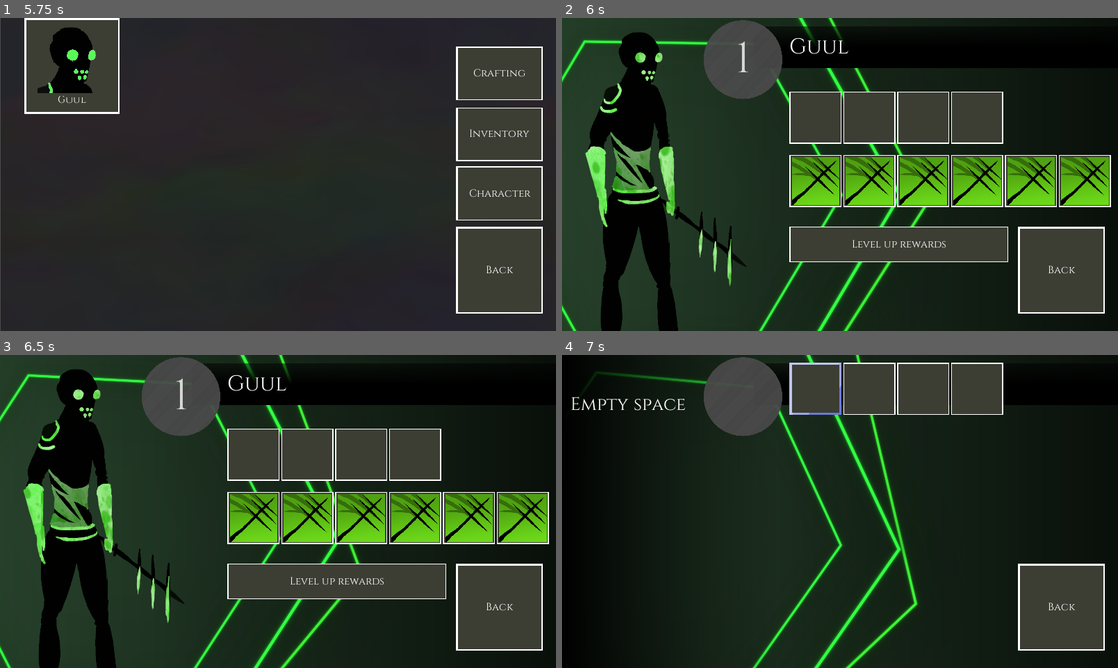
Above: before the commit, frames 1-4 (two rows, left to right).
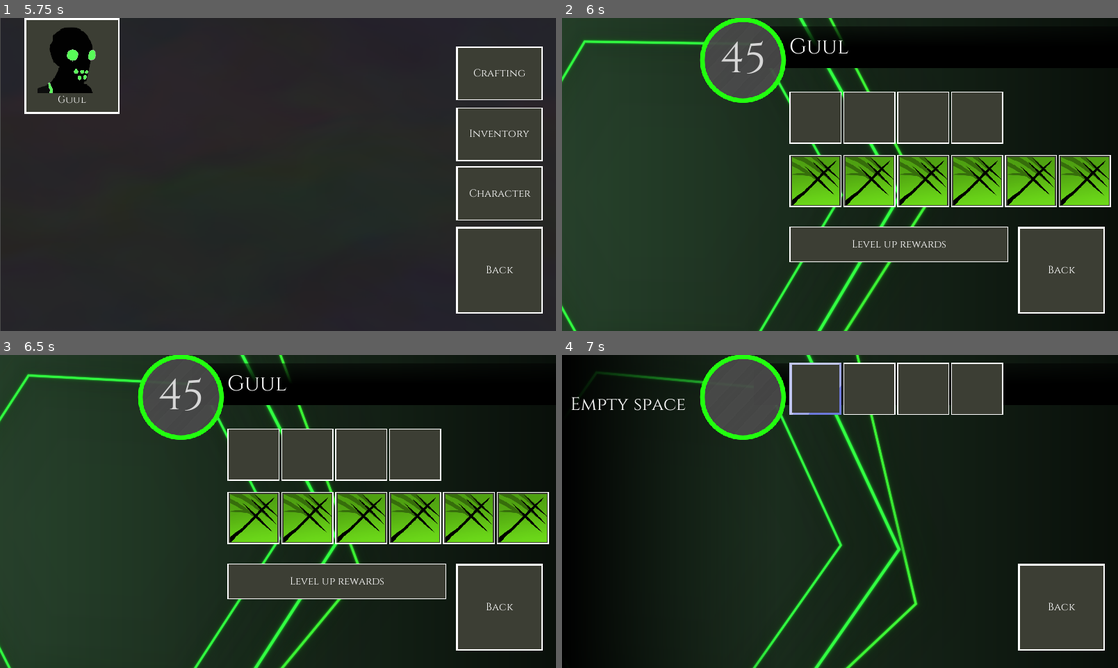
Above: after the commit, the same moments.

Repository: MarkZagors/Idle-Eden
Game: Godot game, scene res://MainNavigation/MainMenu.tscn
Two runs of this game, one before a commit and one after it. Both use one fixed random seed, a clock stepped at 60 frames per second and the inputs below. The engine's default icon, where the game draws it, is replaced by a stand-in: a white triangle on a blue panel in a dark square.
Inputs (mouse positions are in pixels of both pictures, inside the frame that each line leads up to):
- Up to frame 1 (5.75 s): click "New Game" at 0.5 s; click "menu" at 1.25 s; click "Character" at 2 s; click "Inventory" at 2.75 s; click "Character" at 3.5 s; click "Crafting" at 4.25 s; click "Character" at 5 s
- Up to frame 2 (6 s): click "Guul" at 5.75 s
- Up to frame 3 (6.5 s): no input
- Up to frame 4 (7 s): click (817, 455) at 6.52 s

Frame 1 is identical in both runs. In frame 2, 10% of the frame differs, in the area x 4-41%, y 0-100%; in frame 3, 10%; in frame 4, 0.7%.
Error after the commit: Invalid get index 'spriteIdle' (on base: 'Resource (Character.gd)'). (res://MainNavigation/CharacterScreen/CharacterScreen.gd:78)

Commit message:
animations

Diff:
--- a/Combat/AttackingController.gd
+++ b/Combat/AttackingController.gd
@@ -29,17 +29,15 @@
 	if GLOBAL.state == GLOBAL.END:
 		return
 
-#	node.get_node("Sprite").texture = charEnemy.spriteAttacking #CHANGE THIS LATER
+	node.get_node("Sprite").animation = "attack"
 	currentNodeTimeout = node
 	currentCharEnemyTimeout = charEnemy
 	GLOBAL.camera.zoom = Vector2(1,1)
 	GLOBAL.background.get_node("HitFilter").visible = true
 	if charEnemy is Character:
 		node.get_node("Sprite").position.x += 50
-		node.get_node("Sprite").texture = charEnemy.spriteAttacking
 	else:
 		node.get_node("Sprite").position.x -= 50
-		node.get_node("Sprite").animation = "attack"
 
 	var ability : Ability = charEnemy.abilities[charEnemy.abilityID]
 	currentAbilityTimeout = ability
@@ -116,9 +114,7 @@
 	node.get_node("DamageLabel/AnimationPlayer").play("Show")
 
 func exitAttacking() -> void:
-	if currentCharEnemyTimeout is Enemy:
-		currentNodeTimeout.get_node("Sprite").animation = "idle"
-#	currentNodeTimeout.get_node("Sprite").texture = currentCharEnemyTimeout.spriteIdle
+	currentNodeTimeout.get_node("Sprite").animation = "idle"
 	currentNodeTimeout.get_node("Sprite").position.x = NODE_BACK_POSITION
 
 	get_node("Timer").stop()
--- a/Combat/CharacterSlot.tscn
+++ b/Combat/CharacterSlot.tscn
@@ -1,31 +1,19 @@
-[gd_scene load_steps=12 format=2]
+[gd_scene load_steps=10 format=2]
 
 [ext_resource path="res://SPRITES/UI/buttoncombat.png" type="Texture" id=1]
-[ext_resource path="res://SPRITES/Characters/bgtest.png" type="Texture" id=2]
 [ext_resource path="res://SPRITES/UI/buttoncombatHover.png" type="Texture" id=3]
 [ext_resource path="res://Fonts/Cinzel-Regular.ttf" type="DynamicFontData" id=4]
 [ext_resource path="res://SPRITES/Particles/BloodSplatter.png" type="Texture" id=5]
 
-[sub_resource type="Shader" id=1]
-code = "shader_type canvas_item;
-render_mode unshaded;
+[sub_resource type="SpriteFrames" id=1]
+animations = [ {
+"frames": [  ],
+"loop": true,
+"name": "default",
+"speed": 5.0
+} ]
 
-uniform sampler2D color;
-
-void fragment() {
-	vec4 tex = texture(TEXTURE,UV);
-	//tex.rgb *= texture(color,UV*1.5+vec2(sin(TIME),cos(TIME))*0.1).rgb;
-	tex.rgb *= texture(color,fract(UV*1.5+TIME*0.1)).rgb;
-	//tex = vec4(step())
-
-	COLOR = vec4(tex);
-}"
-
-[sub_resource type="ShaderMaterial" id=2]
-shader = SubResource( 1 )
-shader_param/color = ExtResource( 2 )
-
-[sub_resource type="Animation" id=3]
+[sub_resource type="Animation" id=2]
 resource_name = "Hit"
 length = 0.25
 step = 0.05
@@ -101,13 +89,14 @@
 "_edit_use_anchors_": false
 }
 
-[node name="Sprite" type="Sprite" parent="."]
-material = SubResource( 2 )
+[node name="Sprite" type="AnimatedSprite" parent="."]
 position = Vector2( 77.6889, 158.681 )
 scale = Vector2( 0.6, 0.6 )
+frames = SubResource( 1 )
+playing = true
 
 [node name="AnimationPlayer" type="AnimationPlayer" parent="Sprite"]
-anims/Hit = SubResource( 3 )
+anims/Hit = SubResource( 2 )
 
 [node name="HealthBar" type="ColorRect" parent="."]
 visible = false
--- a/Combat/PreBattleController.gd
+++ b/Combat/PreBattleController.gd
@@ -48,7 +48,8 @@
 	var index = pressedPlayerSlotIndex
 	table_choosePlayer.visible = false
 	GLOBAL.characters[index] = character
-	GLOBAL.group_characters.get_child(index).get_node("Sprite").texture = GLOBAL.characters[index].spriteIdle
+	GLOBAL.group_characters.get_child(index).get_node("Sprite").frames = GLOBAL.characters[index].sprites
+	GLOBAL.group_characters.get_child(index).get_node("Sprite").animation = "idle"
 
 #	Setup character
 #	var character : Character = GLOBAL.characters[index]
--- a/Database/Characters/guul.tres
+++ b/Database/Characters/guul.tres
@@ -1,11 +1,10 @@
-[gd_resource type="Resource" load_steps=13 format=2]
+[gd_resource type="Resource" load_steps=12 format=2]
 
 [ext_resource path="res://Database/Abilities/poisionNail.tres" type="Resource" id=1]
 [ext_resource path="res://Database/Abilities/extract.tres" type="Resource" id=2]
 [ext_resource path="res://Global/Character.gd" type="Script" id=3]
 [ext_resource path="res://SPRITES/Characters/poisionboi_face.png" type="Texture" id=4]
-[ext_resource path="res://SPRITES/Characters/poisionboi.png" type="Texture" id=5]
-[ext_resource path="res://SPRITES/Characters/poisionboi_attack.png" type="Texture" id=6]
+[ext_resource path="res://Database/SpriteAtlases/atlas_guul.tres" type="SpriteFrames" id=5]
 [ext_resource path="res://Database/Abilities/miseryLovesCompany.tres" type="Resource" id=7]
 [ext_resource path="res://Global/LevelReward.gd" type="Script" id=8]
 [ext_resource path="res://SPRITES/Abilities/MiseryLovesCompany.png" type="Texture" id=9]
@@ -32,8 +31,7 @@
 id = "guul"
 nameShown = "Guul"
 spriteFace = ExtResource( 4 )
-spriteIdle = ExtResource( 5 )
-spriteAttacking = ExtResource( 6 )
+sprites = ExtResource( 5 )
 abilities = [ ExtResource( 1 ), ExtResource( 1 ), ExtResource( 1 ), ExtResource( 1 ), ExtResource( 1 ), ExtResource( 1 ) ]
 abilityAll = [  ]
 inventory = [ null, null, null, null ]
--- a/Database/Enemies/bandit.tres
+++ b/Database/Enemies/bandit.tres
@@ -2,7 +2,7 @@
 
 [ext_resource path="res://Global/Enemy.gd" type="Script" id=1]
 [ext_resource path="res://Database/Abilities/Enemy/bite.tres" type="Resource" id=2]
-[ext_resource path="res://Database/SpriteAtlases/goodboi.tres" type="SpriteFrames" id=3]
+[ext_resource path="res://Database/SpriteAtlases/atlas_goodboi.tres" type="SpriteFrames" id=3]
 
 [resource]
 script = ExtResource( 1 )
--- a/Database/Enemies/slimey.tres
+++ b/Database/Enemies/slimey.tres
@@ -2,7 +2,7 @@
 
 [ext_resource path="res://Global/Enemy.gd" type="Script" id=1]
 [ext_resource path="res://Database/Abilities/Enemy/bite.tres" type="Resource" id=2]
-[ext_resource path="res://Database/SpriteAtlases/goodboi.tres" type="SpriteFrames" id=3]
+[ext_resource path="res://Database/SpriteAtlases/atlas_goodboi.tres" type="SpriteFrames" id=3]
 
 [resource]
 script = ExtResource( 1 )
--- /dev/null
+++ b/Database/SpriteAtlases/atlas_goodboi.tres
@@ -0,0 +1,27 @@
+[gd_resource type="SpriteFrames" load_steps=13 format=2]
+
+[ext_resource path="res://SPRITES/Enemies/GoodBio/Armature_attack_08.png" type="Texture" id=1]
+[ext_resource path="res://SPRITES/Enemies/GoodBio/Armature_attack_09.png" type="Texture" id=2]
+[ext_resource path="res://SPRITES/Enemies/GoodBio/Armature_attack_05.png" type="Texture" id=3]
+[ext_resource path="res://SPRITES/Enemies/GoodBio/Armature_idle_2.png" type="Texture" id=4]
+[ext_resource path="res://SPRITES/Enemies/GoodBio/Armature_idle_5.png" type="Texture" id=5]
+[ext_resource path="res://SPRITES/Enemies/GoodBio/Armature_idle_3.png" type="Texture" id=6]
+[ext_resource path="res://SPRITES/Enemies/GoodBio/Armature_idle_4.png" type="Texture" id=7]
+[ext_resource path="res://SPRITES/Enemies/GoodBio/Armature_idle_6.png" type="Texture" id=8]
+[ext_resource path="res://SPRITES/Enemies/GoodBio/Armature_attack_03.png" type="Texture" id=9]
+[ext_resource path="res://SPRITES/Enemies/GoodBio/Armature_idle_1.png" type="Texture" id=10]
+[ext_resource path="res://SPRITES/Enemies/GoodBio/Armature_idle_0.png" type="Texture" id=11]
+[ext_resource path="res://SPRITES/Enemies/GoodBio/Armature_attack_11.png" type="Texture" id=12]
+
+[resource]
+animations = [ {
+"frames": [ ExtResource( 11 ), ExtResource( 10 ), ExtResource( 4 ), ExtResource( 6 ), ExtResource( 7 ), ExtResource( 5 ), ExtResource( 8 ) ],
+"loop": true,
+"name": "idle",
+"speed": 8.0
+}, {
+"frames": [ ExtResource( 9 ), ExtResource( 3 ), ExtResource( 1 ), ExtResource( 2 ), ExtResource( 12 ) ],
+"loop": false,
+"name": "attack",
+"speed": 8.0
+} ]
--- /dev/null
+++ b/Database/SpriteAtlases/atlas_guul.tres
@@ -0,0 +1,28 @@
+[gd_resource type="SpriteFrames" load_steps=14 format=2]
+
+[ext_resource path="res://SPRITES/Characters/Guul/Guul_attack_3.png" type="Texture" id=1]
+[ext_resource path="res://SPRITES/Characters/Guul/Guul_idle_00.png" type="Texture" id=2]
+[ext_resource path="res://SPRITES/Characters/Guul/Guul_attack_4.png" type="Texture" id=5]
+[ext_resource path="res://SPRITES/Characters/Guul/Guul_idle_04.png" type="Texture" id=6]
+[ext_resource path="res://SPRITES/Characters/Guul/Guul_idle_09.png" type="Texture" id=7]
+[ext_resource path="res://SPRITES/Characters/Guul/Guul_idle_02.png" type="Texture" id=10]
+[ext_resource path="res://SPRITES/Characters/Guul/Guul_idle_11.png" type="Texture" id=11]
+[ext_resource path="res://SPRITES/Characters/Guul/Guul_attack_1.png" type="Texture" id=12]
+[ext_resource path="res://SPRITES/Characters/Guul/Guul_attack_2.png" type="Texture" id=13]
+[ext_resource path="res://SPRITES/Characters/Guul/Guul_attack_5.png" type="Texture" id=14]
+[ext_resource path="res://SPRITES/Characters/Guul/Guul_idle_05.png" type="Texture" id=17]
+[ext_resource path="res://SPRITES/Characters/Guul/Guul_idle_08.png" type="Texture" id=18]
+[ext_resource path="res://SPRITES/Characters/Guul/Guul_idle_12.png" type="Texture" id=19]
+
+[resource]
+animations = [ {
+"frames": [ ExtResource( 2 ), ExtResource( 10 ), ExtResource( 6 ), ExtResource( 17 ), ExtResource( 18 ), ExtResource( 7 ), ExtResource( 11 ), ExtResource( 19 ) ],
+"loop": true,
+"name": "idle",
+"speed": 8.0
+}, {
+"frames": [ ExtResource( 12 ), ExtResource( 13 ), ExtResource( 1 ), ExtResource( 5 ), ExtResource( 14 ) ],
+"loop": true,
+"name": "attack",
+"speed": 8.0
+} ]
--- a/Database/SpriteAtlases/goodboi.tres
+++ /dev/null
@@ -1,27 +0,0 @@
-[gd_resource type="SpriteFrames" load_steps=13 format=2]
-
-[ext_resource path="res://SPRITES/Enemies/GoodBio/Armature_idle_2.png" type="Texture" id=1]
-[ext_resource path="res://SPRITES/Enemies/GoodBio/Armature_idle_5.png" type="Texture" id=2]
-[ext_resource path="res://SPRITES/Enemies/GoodBio/Armature_idle_0.png" type="Texture" id=3]
-[ext_resource path="res://SPRITES/Enemies/GoodBio/Armature_idle_1.png" type="Texture" id=4]
-[ext_resource path="res://SPRITES/Enemies/GoodBio/Armature_idle_3.png" type="Texture" id=5]
-[ext_resource path="res://SPRITES/Enemies/GoodBio/Armature_idle_4.png" type="Texture" id=6]
-[ext_resource path="res://SPRITES/Enemies/GoodBio/Armature_idle_6.png" type="Texture" id=7]
-[ext_resource path="res://SPRITES/Enemies/GoodBio/Armature_attack_03.png" type="Texture" id=9]
-[ext_resource path="res://SPRITES/Enemies/GoodBio/Armature_attack_11.png" type="Texture" id=11]
-[ext_resource path="res://SPRITES/Enemies/GoodBio/Armature_attack_09.png" type="Texture" id=13]
-[ext_resource path="res://SPRITES/Enemies/GoodBio/Armature_attack_05.png" type="Texture" id=16]
-[ext_resource path="res://SPRITES/Enemies/GoodBio/Armature_attack_08.png" type="Texture" id=20]
-
-[resource]
-animations = [ {
-"frames": [ ExtResource( 3 ), ExtResource( 4 ), ExtResource( 1 ), ExtResource( 5 ), ExtResource( 6 ), ExtResource( 2 ), ExtResource( 7 ) ],
-"loop": true,
-"name": "idle",
-"speed": 5.0
-}, {
-"frames": [ ExtResource( 9 ), ExtResource( 16 ), ExtResource( 20 ), ExtResource( 13 ), ExtResource( 11 ) ],
-"loop": false,
-"name": "attack",
-"speed": 5.0
-} ]
--- a/Global/Character.gd
+++ b/Global/Character.gd
@@ -7,8 +7,7 @@
 
 #SPRITES
 export var spriteFace : Texture = null
-export var spriteIdle : Texture = null
-export var spriteAttacking : Texture = null
+export var sprites : Resource = null
 
 #ABILITIES INVENTORY
 var abilitySlotCount = 6
Not shown: 5 places in Combat/CharacterSlot.tscn that only renumber resources
Binary file added: SPRITES/Characters/Guul/Guul_attack_0.png
Binary file added: SPRITES/Characters/Guul/Guul_attack_1.png
Binary file added: SPRITES/Characters/Guul/Guul_attack_2.png
Binary file added: SPRITES/Characters/Guul/Guul_attack_3.png
Binary file added: SPRITES/Characters/Guul/Guul_attack_4.png
Binary file added: SPRITES/Characters/Guul/Guul_attack_5.png
Binary file added: SPRITES/Characters/Guul/Guul_idle_00.png
Binary file added: SPRITES/Characters/Guul/Guul_idle_01.png
Binary file added: SPRITES/Characters/Guul/Guul_idle_02.png
Binary file added: SPRITES/Characters/Guul/Guul_idle_03.png
Binary file added: SPRITES/Characters/Guul/Guul_idle_04.png
(and 8 more such lines)
